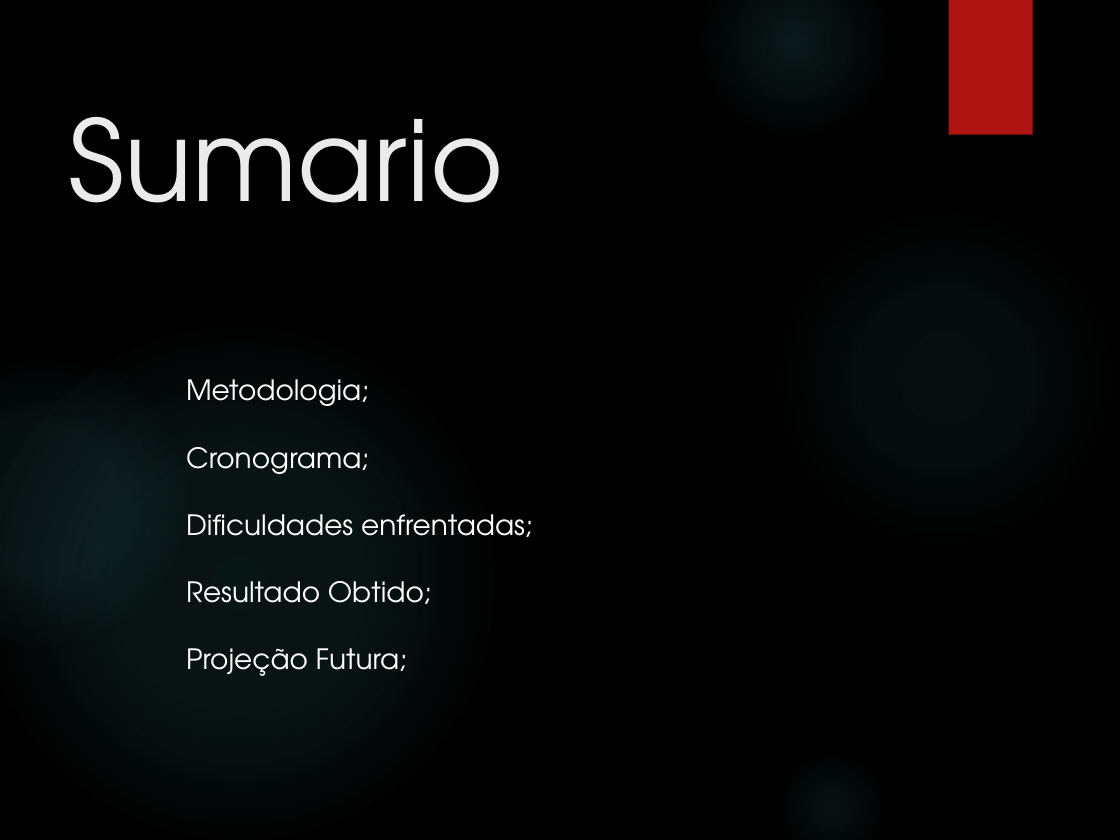
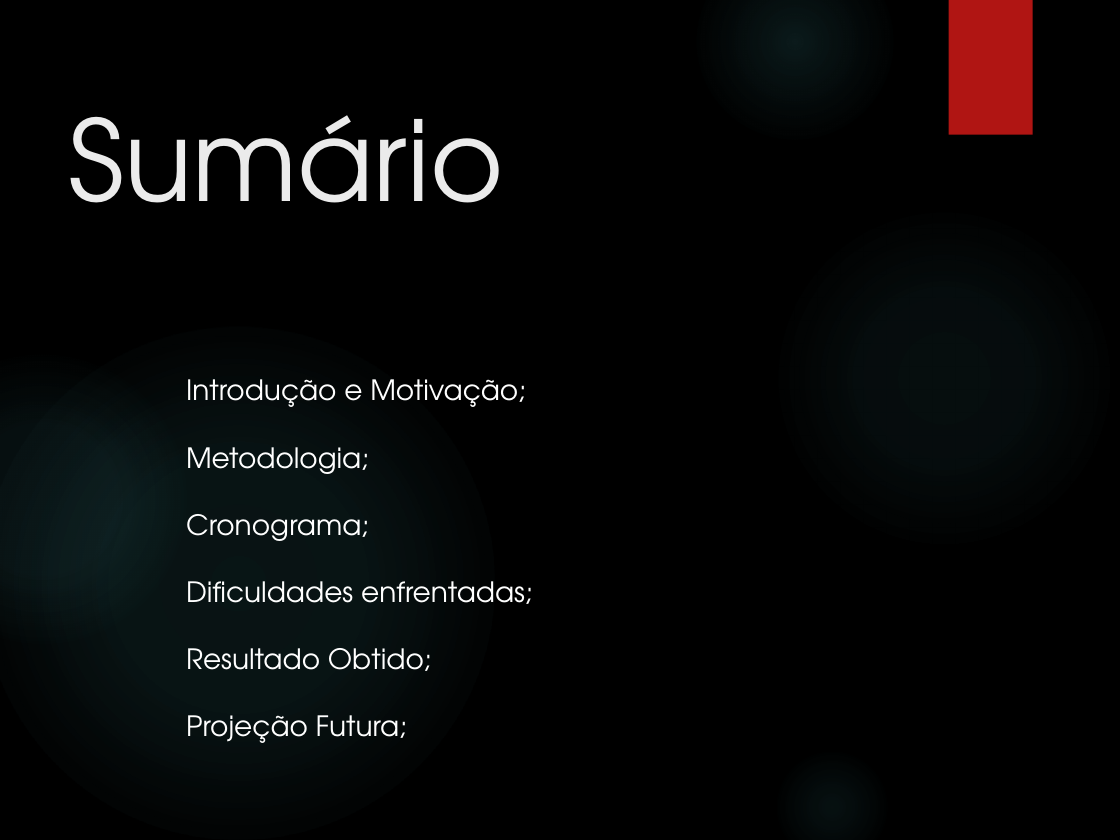
Before and after one commit to rafa7lima/SistemaVoo2.0, a slide deck: slide 2 of Apresentação/Apresentação Grupo 7_MOD.pptx. Drawn at 1120x840 pixels with LibreOffice and Linux fonts; fonts in the diff are those of the drawing; background and template pictures are left out. Boxes give left, top, right and bottom in pixels: in the first picture for what was removed or moved away, otherwise in the second. Text is boxed around its words. In the diff, an @@ line names an element or a change of style, - is before the commit and + after.

```diff
--- a/Apresentação/Apresentação Grupo 7_MOD.pptx
+++ b/Apresentação/Apresentação Grupo 7_MOD.pptx
@@ title at (x1=68, y1=115, x2=503, y2=203): text changed @@
-Sumario
+Sumário
@@ text at (x1=186, y1=379, x2=526, y2=407): paragraph added @@
+Introdução e Motivação;
```
Also in this commit, not shown: 3 other slides changed, 4 slides added, 51 other files.
